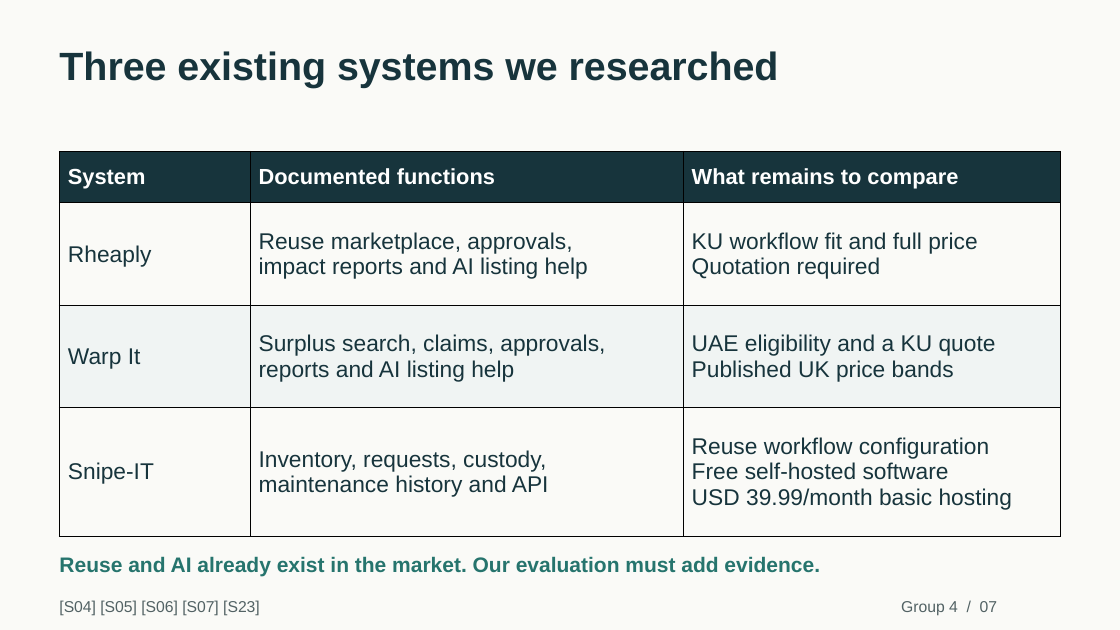
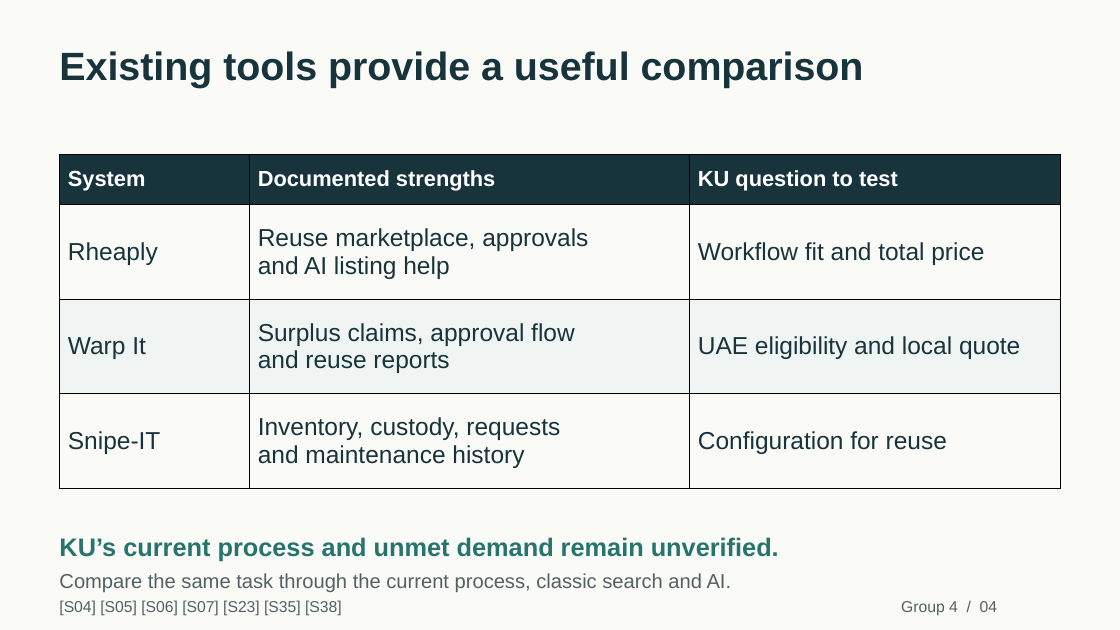
Before and after one commit to duqins/ITS, a slide deck: slide 4 of docs/phase2/final/Dawra_Campus_Phase2_Presentation.pptx (slide 7 before the commit). Drawn at 1120x630 pixels with LibreOffice and Linux fonts; fonts in the diff are those of the drawing. Boxes give left, top, right and bottom in pixels: in the first picture for what was removed or moved away, otherwise in the second. Text is boxed around its words. In the diff, an @@ line names an element or a change of style, - is before the commit and + after.

Commit message:
docs(phase2): shorten class presentation to 12 slides

```diff
--- a/docs/phase2/final/Dawra_Campus_Phase2_Presentation.pptx
+++ b/docs/phase2/final/Dawra_Campus_Phase2_Presentation.pptx
@@ text at box(59, 51, 864, 88): text changed @@
-Three existing systems we researched
+Existing tools provide a useful comparison
@@ table at box(60, 154, 1061, 488) @@
-row 1, column 2: Documented functions
+row 1, column 2: Documented strengths
-row 1, column 3: What remains to compare
+row 1, column 3: KU question to test
-row 2, column 2: Reuse marketplace, approvals, / impact reports and AI listing help
+row 2, column 2: Reuse marketplace, approvals / and AI listing help
-row 2, column 3: KU workflow fit and full price / Quotation required
+row 2, column 3: Workflow fit and total price
-row 3, column 2: Surplus search, claims, approvals, / reports and AI listing help
+row 3, column 2: Surplus claims, approval flow / and reuse reports
-row 3, column 3: UAE eligibility and a KU quote / Published UK price bands
+row 3, column 3: UAE eligibility and local quote
-row 4, column 2: Inventory, requests, custody, / maintenance history and API
+row 4, column 2: Inventory, custody, requests / and maintenance history
-row 4, column 3: Reuse workflow configuration / Free self-hosted software / USD 39.99/month basic hosting
+row 4, column 3: Configuration for reuse
@@ size 19.5 to 21 pt in "Rheaply", "Warp It", "Snipe-IT" @@
@@ text added at box(59, 537, 779, 562), 21.8 pt, text #26746D, bold @@
+KU’s current process and unmet demand remain unverified.
@@ text removed at box(59, 556, 820, 576) @@
-Reuse and AI already exist in the market. Our evaluation must add evidence.
@@ text added at box(59, 573, 732, 592), 17.2 pt, text #526264 @@
+Compare the same task through the current process, classic search and AI.
@@ text at box(59, 600, 342, 616): text changed @@
-[S04] [S05] [S06] [S07] [S23]
+[S04] [S05] [S06] [S07] [S23] [S35] [S38]
@@ text at box(901, 601, 997, 616): text changed @@
-Group 4 / 07
+Group 4 / 04
```
Also in this commit, not shown: 3 other slides changed, 8 slides added, 48 slides removed, 3 other files.
